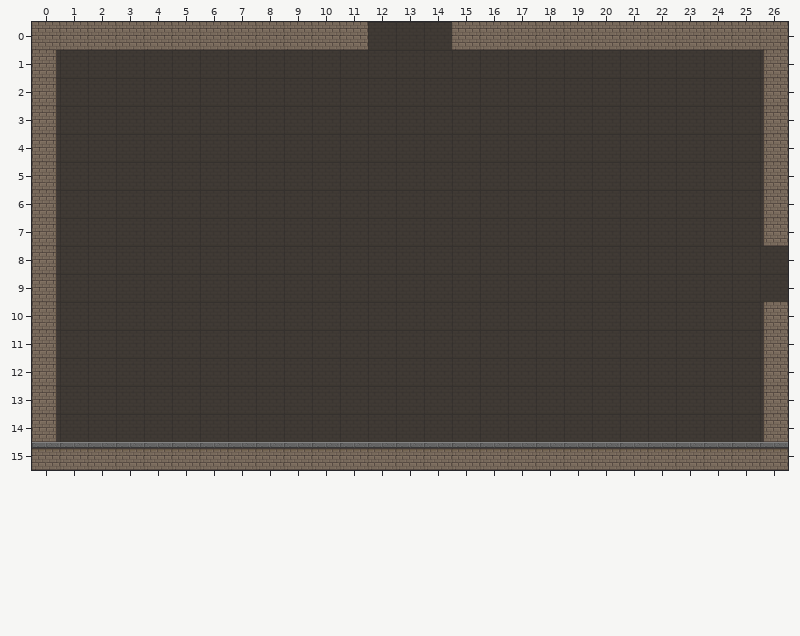
Two versions of a level (Tiled map (JSON), Maps/mapCastle_small13.json). That is the earlier state.
Cells are 32x32 px. Shown: x 0..26, y 0..15.
After the commit:
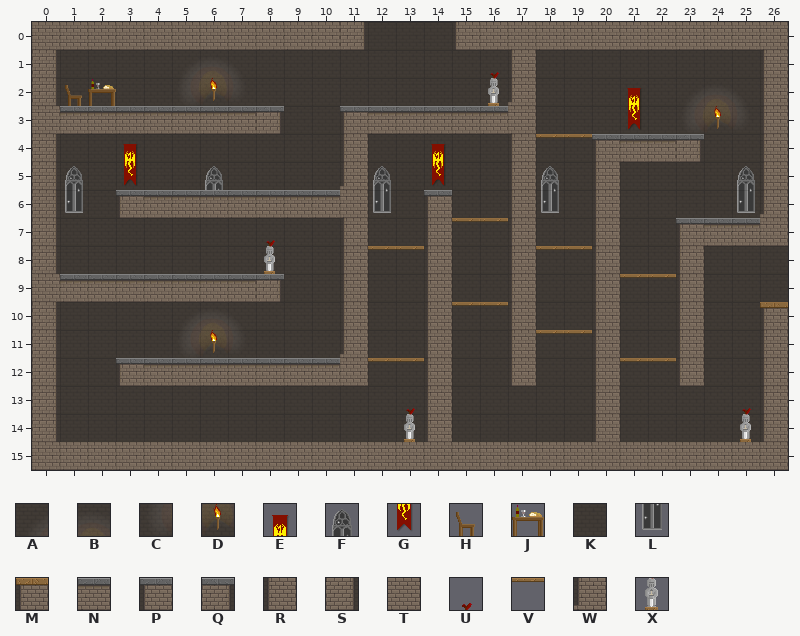
Key: from "castle": A 0, B 1, C 9, D 10, E 27, F 31, G 36, H 37, J 38, K 39, L 40, M 45, N 48, P 49, Q 50, R 54, S 55, T 56, U 60, V 62, W 63, X 69.
_ is an empty cell.
Tiles of an added or newly shown layer are drawn over the layers below it.
Changes in this commit:
Layer "Tile Layer 1":
y 0: x 11 T -> S; x 15 T -> R
y 1: x 17 K -> R
y 2: x 17 K -> W
y 3: x 0..8 SKKKKKKKK -> TNNNNNNNQ; x 11..17 KKKKKKK -> PNNNNNT
y 4: x 11 K -> R; x 17 K -> R; x 20..23 KKKK -> PNNQ
y 5: x 11 K -> W; x 17 K -> R; x 20 K -> R
y 6: x 3..11 KKKKKKKKK -> PNNNNNNNT; x 14 K -> P; x 17 K -> R; x 20 K -> R; x 26 R -> W
y 7: x 11 K -> R; x 14 K -> R; x 17 K -> R; x 20 K -> R; x 23..26 KKKR -> PNNT
y 8: x 11 K -> R; x 14 K -> R; x 17 K -> R; x 20 K -> R; x 23 K -> R
y 9: x 0..8 SKKKKKKKK -> TNNNNNNNQ; x 11 K -> R; x 14 K -> R; x 17 K -> R; x 20 K -> R; x 23 K -> R
y 10: x 11 K -> R; x 14 K -> R; x 17 K -> R; x 20 K -> R; x 23 K -> R; x 26 R -> M
y 11: x 11 K -> W; x 14 K -> R; x 17 K -> R; x 20 K -> R; x 23 K -> R
y 12: x 3..11 KKKKKKKKK -> PNNNNNNNT; x 14 K -> R; x 17 K -> R; x 20 K -> R; x 23 K -> R
y 13..14: x 14 K -> R; x 20 K -> R
y 15: x 0..26 NNNNNNNNNNNNNNNNNNNNNNNNNNN -> TTTTTTTTTTTTTTTTTTTTTTTTTTT
Layer "Tile Layer 2" (added):
y 1: x 5..6 __ -> AB; x 16 _ -> U
y 2: x 1..2 __ -> HJ; x 5..6 __ -> CD; x 16 _ -> X; x 21 _ -> E; x 23..24 __ -> AB
y 3: x 21 _ -> G; x 23..24 __ -> CD
y 4: x 3 _ -> E; x 14 _ -> E; x 18..19 __ -> VV
y 5: x 1 _ -> F; x 3 _ -> G; x 6 _ -> F; x 12 _ -> F; x 14 _ -> G; x 18 _ -> F; x 25 _ -> F
y 6: x 1 _ -> L; x 12 _ -> L; x 18 _ -> L; x 25 _ -> L
y 7: x 8 _ -> U; x 15..16 __ -> VV
y 8: x 8 _ -> X; x 12..13 __ -> VV; x 18..19 __ -> VV
y 9: x 21..22 __ -> VV
y 10: x 5..6 __ -> AB; x 15..16 __ -> VV
y 11: x 5..6 __ -> CD; x 18..19 __ -> VV
y 12: x 12..13 __ -> VV; x 21..22 __ -> VV
y 13: x 13 _ -> U; x 25 _ -> U
y 14: x 13 _ -> X; x 25 _ -> X
Where, in picture pixels (left, top, right, bottom), the same in both pictures:
changed: (32, 22, 788, 452)
